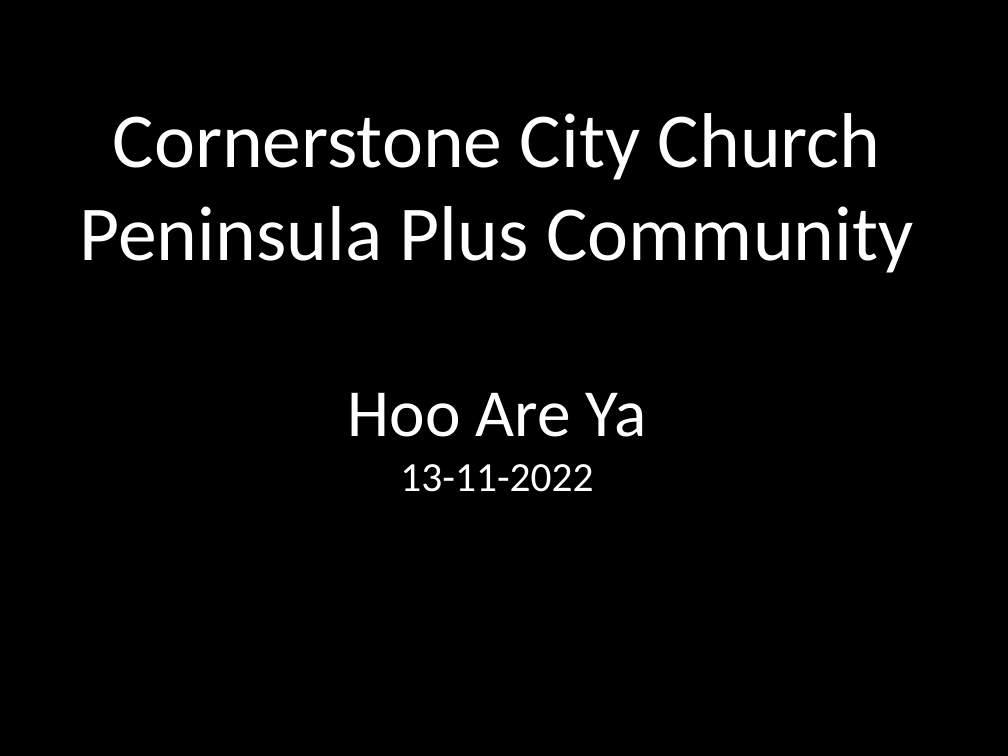
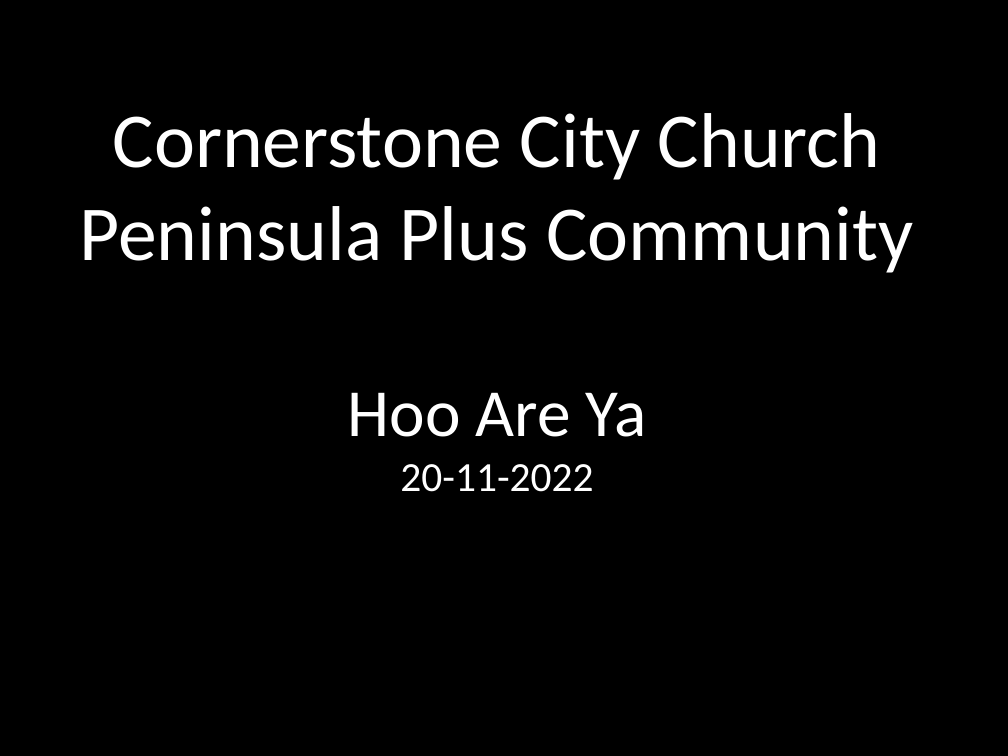
Before and after one commit to hoo-are-ya/worship, a slide deck: slide 1 of docs/songs_2022-11-20.pptx. Drawn at 1008x756 pixels with LibreOffice and Linux fonts; fonts in the diff are those of the drawing. Boxes give left, top, right and bottom in pixels: in the first picture for what was removed or moved away, otherwise in the second. Text is boxed around its words. In the diff, an @@ line names an element or a change of style, - is before the commit and + after.

```diff
--- a/docs/songs_2022-11-20.pptx
+++ b/docs/songs_2022-11-20.pptx
@@ text at <box>79,113,913,492</box>: text changed @@
-Cornerstone City Church
-Peninsula Plus Community
-Hoo Are Ya
-13-11-2022
+Cornerstone City Church
+Peninsula Plus Community
+Hoo Are Ya
+20-11-2022
```
Also in this commit, not shown: 1 other file.
